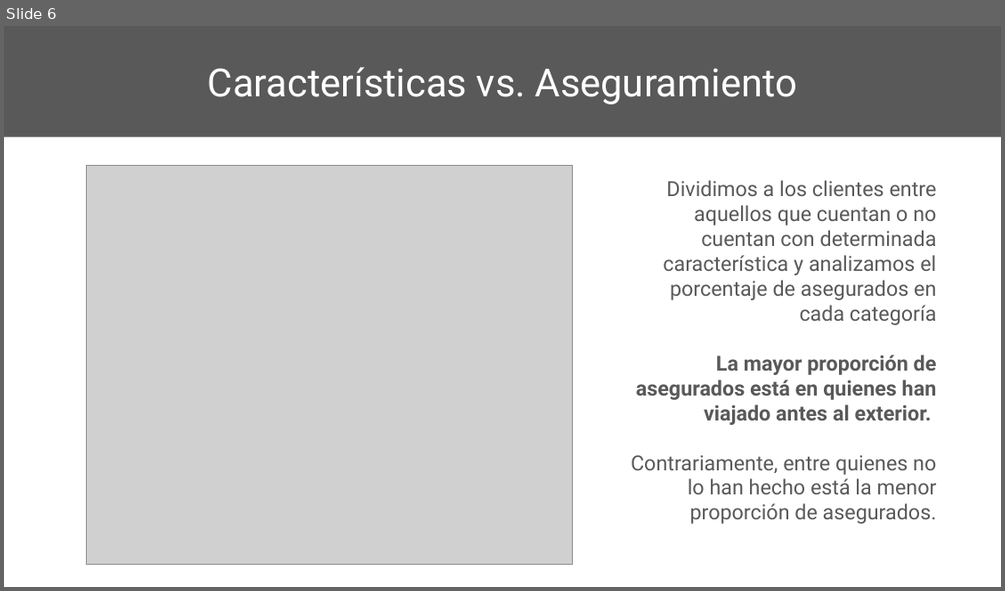
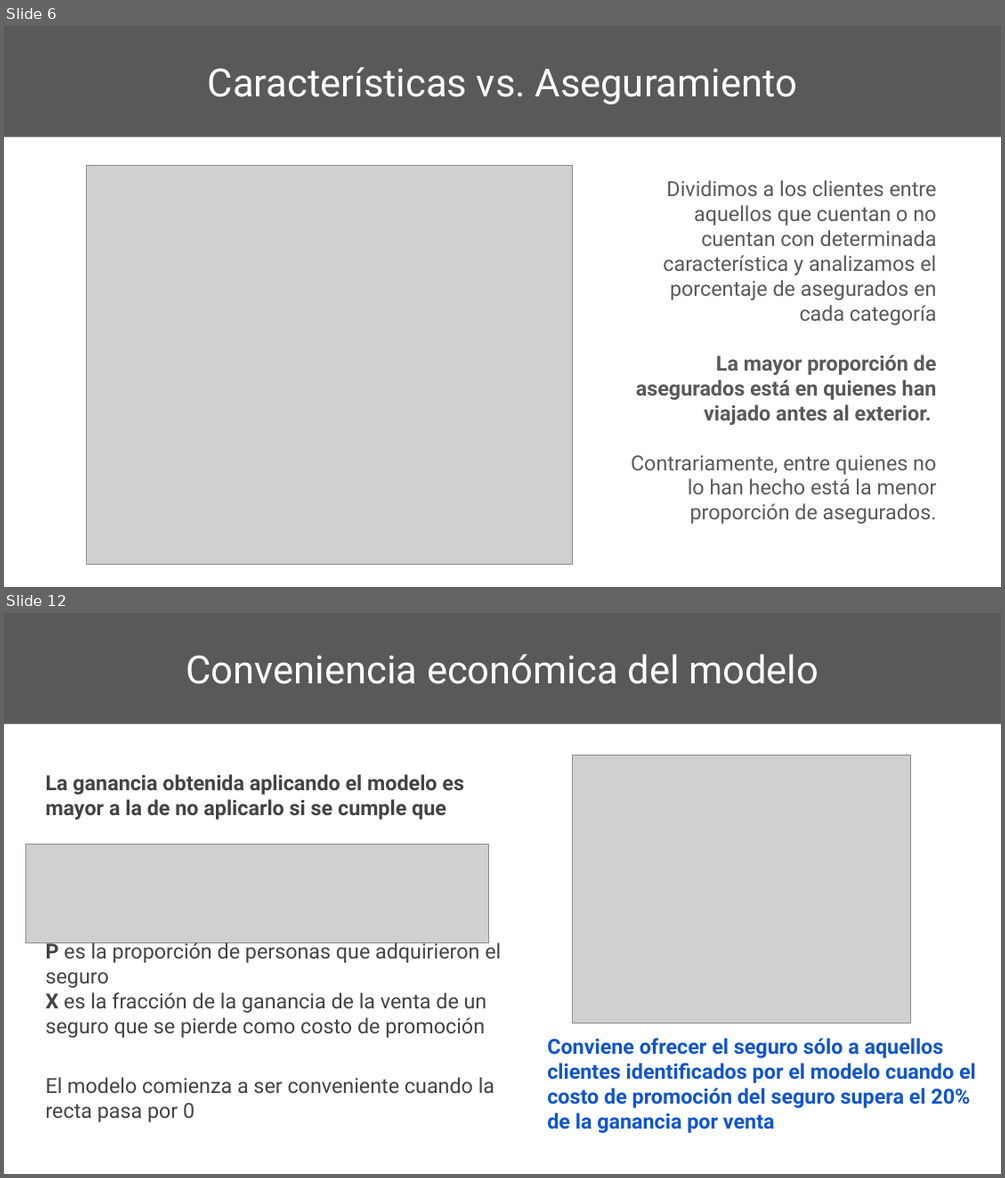
Before and after one commit to LeandroHornos/Travel-Insurance, a slide deck: Travel Insurance - Leandro Hornos.pptx. Shown one above the other, each under a label of ours: slide 6 before the commit, slides 6 and 12 after it; the slides between them are not shown. The pictures are 1005x591 and 1005x1178 pixels, drawn with LibreOffice and Linux fonts; fonts in the diff are those of the drawing; grey boxes stand for pictures. Boxes give left, top, right and bottom in pixels: in the first picture for what was removed or moved away, otherwise in the second. Text is boxed around its words. In the diff, an @@ line names an element or a change of style, - is before the commit and + after.

```diff
--- a/Travel Insurance - Leandro Hornos.pptx
+++ b/Travel Insurance - Leandro Hornos.pptx
@@ slide 12 added at [4,613,1001,1174], background #FFFFFF @@
@@ title added at [4,613,1001,723], fill #595959, 28 pt, text #FFFFFF @@
+Conveniencia económica del modelo
@@ picture added at [572,755,911,1022] @@
@@ text added at [46,774,464,819], 15 pt, text #434343, bold @@
+La ganancia obtenida aplicando el modelo es mayor a la de no aplicarlo si se cumple que
@@ picture added at [26,844,488,943] @@
@@ text added at [46,940,501,1038], 15 pt, text #434343 @@
+P es la proporción de personas que adquirieron el seguro
+X es la fracción de la ganancia de la venta de un seguro que se pierde como costo de promoción
@@ text added at [547,1038,976,1133], 15 pt, text #1155CC, bold @@
+Conviene ofrecer el seguro sólo a aquellos clientes identificados por el modelo cuando el costo de promoción del seguro supera el 20% de la ganancia por venta
@@ text added at [46,1077,494,1122], 15 pt, text #434343 @@
+El modelo comienza a ser conveniente cuando la recta pasa por 0
```
Also in this commit, not shown: 2 slides changed, 7 other slides added, 1 slide removed, 2 other files.
